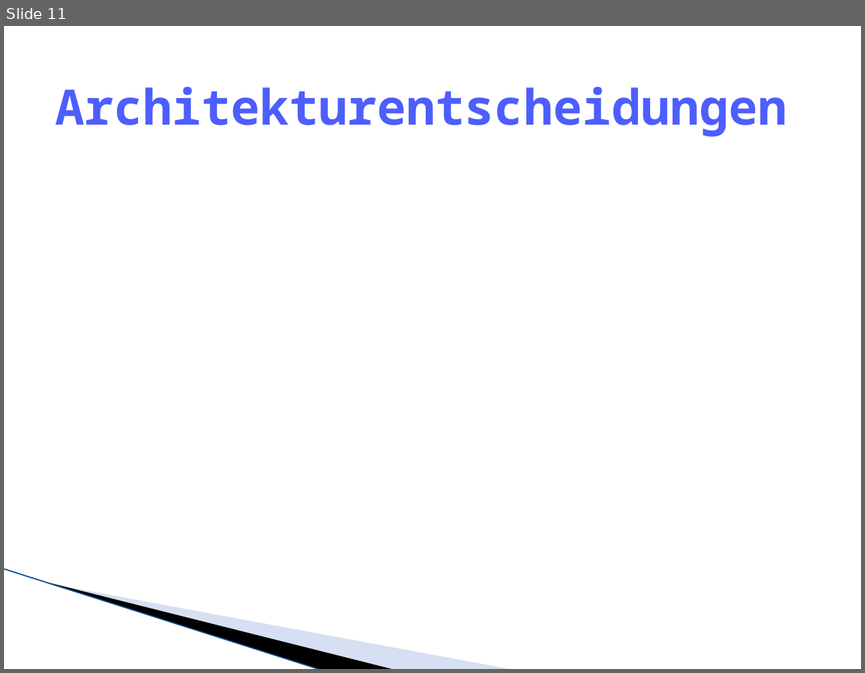
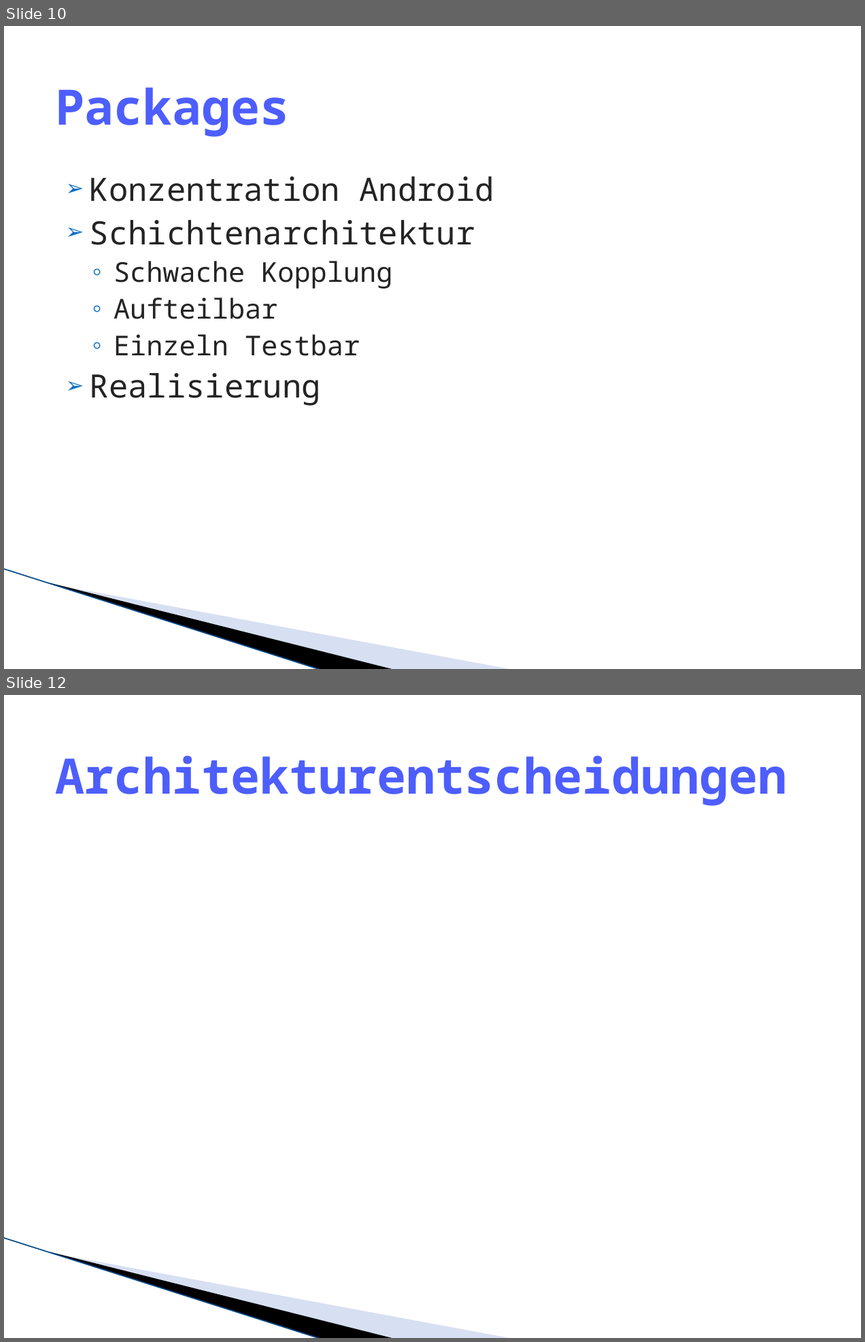
Before and after one commit to lukaselmer/hsr-mrt-software-engineering-2-project, a slide deck: doc/05_Design/praesentation.pptx. Shown one above the other, each under a label of ours: slide 11 before the commit, slides 10 and 12 after it; the slides between them are not shown. The pictures are 865x673 and 865x1342 pixels, drawn with LibreOffice and Linux fonts; fonts in the diff are those of the drawing; background and template pictures are left out. Boxes give left, top, right and bottom in pixels: in the first picture for what was removed or moved away, otherwise in the second. Text is boxed around its words. In the diff, an @@ line names an element or a change of style, - is before the commit and + after.

```diff
--- a/doc/05_Design/praesentation.pptx
+++ b/doc/05_Design/praesentation.pptx
@@ slide 10 added at [4,26,861,669], background #FFFFFF; not listed: 3 template elements that a slide beside it also shows @@
@@ title added at [55,87,289,137], 41 pt, text #4D5EFD, bold @@
+Packages
@@ text added at [90,176,494,405], 27 pt, text #242424 @@
+➢ Konzentration Android
+➢ Schichtenarchitektur
+  ◦ Schwache Kopplung
+  ◦ Aufteilbar
+  ◦ Einzeln Testbar
+➢ Realisierung
@@ what was slide 11 is now slide 12 @@
```
Also in this commit, not shown: 6 slides changed, 3 other slides added, 3 slides removed, 2 other files.
